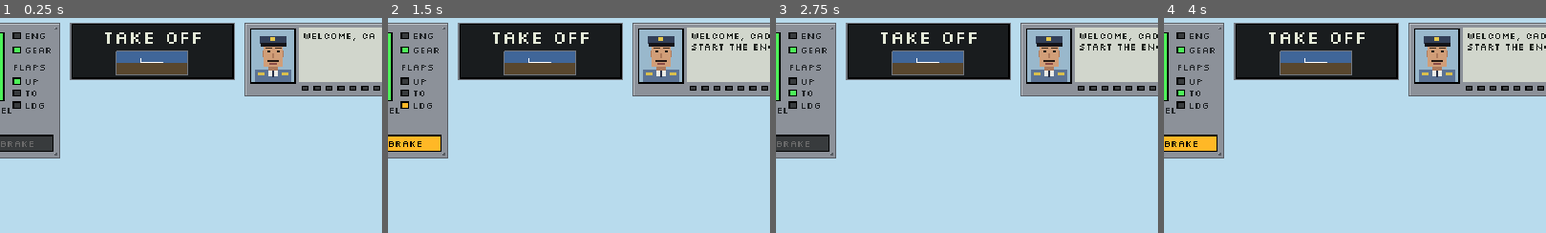
Above: before the commit, frames 1-4 (left to right).
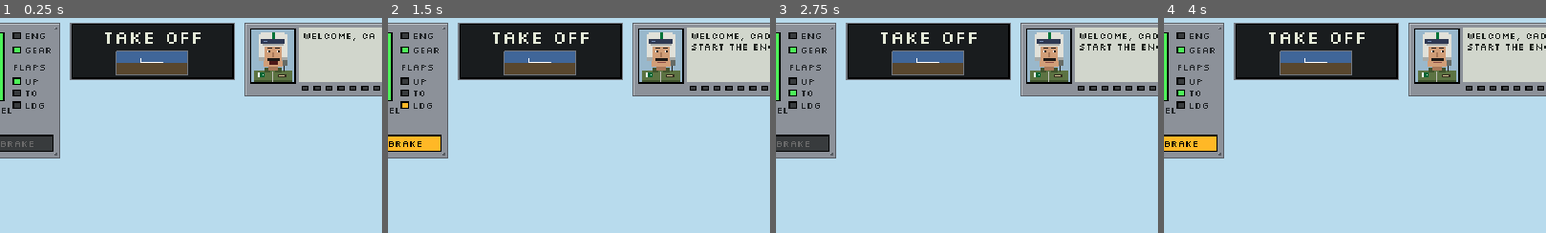
Above: after the commit, the same moments.

Repository: reachrazamair/Shaheen
Game: Godot game, scene res://scenes/main.tscn
The game is run twice, just before and just after one commit, with the same random seed, the same clock (stepped at 60 frames per second) and the same inputs.
Inputs:
- Up to frame 1 (0.25 s): no input
- Up to frame 2 (1.5 s): tap E (engine_toggle) at 0.5 s; hold Left (pitch_up) 0.53-1.28 s; hold E (engine_toggle) 0.53-1.28 s; tap F (flaps_cycle) at 0.77, 1.07 s; hold B (brake) from 1.28 s (still down); tap G (gear_toggle) at 1.35 s
- Up to frame 3 (2.75 s): tap F (flaps_cycle) at 1.52, 1.82 s; tap E (engine_toggle) at 2 s; release B (brake) at 2.03 s; hold Left (pitch_up) from 2.03 s (still down); hold E (engine_toggle) from 2.03 s (still down)
- Up to frame 4 (4 s): release E (engine_toggle) at 2.78 s; tap G (gear_toggle) at 2.85 s; tap F (flaps_cycle) at 3.02, 3.32, 3.77 s; tap E (engine_toggle) at 3.5 s; release Left (pitch_up) at 3.53 s; hold B (brake) from 3.53 s (still down); hold E (engine_toggle) from 3.53 s (still down)
The pictures show only the part of the screen within x 34-84%, y 0-50%; the shares and areas given below are measured in that part.

The runs differ from the first frame. In frame 1, 1.3% of the frame differs, in the area x 66-77%, y 6-30%; in frame 2, 1.3%; in frame 3, 1.3%; in frame 4, 1.3%.

Commit message:
Instructor portrait: helmet and green flight suit, talks and blinks
Co-Authored-By: Claude Opus 5.5 <noreply@anthropic.com>

Diff:
--- a/scenes/ui/message_box.gd
+++ b/scenes/ui/message_box.gd
@@ -60,32 +60,68 @@
 		draw_rect(Rect2(49 + i * 10, size.y - 8, 4, 2), col)
 
 
-## Placeholder instructor portrait (36x44): peaked cap, moustache, PAF blue-grey uniform.
+## Placeholder instructor portrait (38x46): flying helmet with raised tinted
+## visor, green flight suit with PAF flag patch, oxygen mask hanging loose.
+## Animated: the mouth moves while a message is typing, and he blinks.
 func _draw_portrait(o: Vector2) -> void:
 	var px := func(x: int, y: int, w: int, h: int, c: Color) -> void:
 		draw_rect(Rect2(o + Vector2(x, y), Vector2(w, h)), c)
 	var skin := Color(0.82, 0.62, 0.47)
-	var skin_dark := Color(0.68, 0.48, 0.36)
-	var uniform := Color(0.36, 0.45, 0.58)
-	var cap := Color(0.2, 0.25, 0.35)
+	var skin_dark := Color(0.66, 0.47, 0.35)
+	var suit := Color(0.36, 0.45, 0.26)
+	var suit_dark := Color(0.26, 0.33, 0.18)
+	var shell := Color(0.88, 0.88, 0.85)
+	var shell_dark := Color(0.66, 0.67, 0.66)
+	var visor := Color(0.18, 0.22, 0.32)
+	var dark := Color(0.12, 0.1, 0.09)
+	var typing := _label.visible_characters < _label.get_total_character_count()
+	var blinking := fmod(_time, 3.7) < 0.14
+	var mouth_open := typing and fmod(_time, 0.22) < 0.11
+
 	px.call(0, 0, 38, 46, Color.BLACK)
-	px.call(1, 1, 36, 44, Color(0.6, 0.72, 0.8))         # background
-	px.call(4, 34, 30, 11, uniform)                      # shoulders
-	px.call(15, 34, 8, 6, Color(0.92, 0.92, 0.9))        # shirt collar
-	px.call(18, 35, 2, 6, Color(0.15, 0.18, 0.28))       # tie
-	px.call(6, 37, 6, 2, Color(0.85, 0.75, 0.3))         # rank braid
-	px.call(26, 37, 6, 2, Color(0.85, 0.75, 0.3))
-	px.call(15, 30, 8, 5, skin_dark)                     # neck
-	px.call(11, 13, 16, 19, skin)                        # face
-	px.call(10, 18, 1, 6, skin_dark)                     # ears
-	px.call(27, 18, 1, 6, skin_dark)
-	px.call(8, 6, 22, 7, cap)                            # cap crown
-	px.call(9, 12, 21, 3, Color(0.08, 0.08, 0.1))        # visor
-	px.call(17, 7, 4, 3, Color(0.9, 0.78, 0.3))          # cap badge
-	px.call(14, 18, 3, 2, Color(0.1, 0.1, 0.1))          # eyes
-	px.call(22, 18, 3, 2, Color(0.1, 0.1, 0.1))
-	px.call(13, 16, 5, 1, Color(0.2, 0.15, 0.1))         # eyebrows
-	px.call(21, 16, 5, 1, Color(0.2, 0.15, 0.1))
-	px.call(18, 21, 2, 4, skin_dark)                     # nose
-	px.call(14, 26, 10, 2, Color(0.15, 0.1, 0.08))       # moustache
-	px.call(16, 29, 6, 1, Color(0.55, 0.3, 0.28))        # mouth
+	px.call(1, 1, 36, 44, Color(0.6, 0.72, 0.8))       # sky background
+	# Flight suit: shoulders, collar, zip, name tag, flag patch.
+	px.call(3, 35, 32, 10, suit)
+	px.call(3, 43, 32, 2, suit_dark)
+	px.call(12, 33, 5, 4, suit_dark)
+	px.call(21, 33, 5, 4, suit_dark)
+	px.call(18, 36, 1, 9, Color(0.75, 0.75, 0.72))     # zip
+	px.call(23, 38, 7, 3, Color(0.2, 0.17, 0.12))      # name tag
+	px.call(24, 39, 5, 1, Color(0.85, 0.8, 0.6))
+	px.call(6, 37, 2, 4, Color.WHITE)                  # Pakistan flag patch
+	px.call(8, 37, 4, 4, Color(0.0, 0.4, 0.2))
+	px.call(10, 38, 1, 1, Color.WHITE)
+	# Neck and face.
+	px.call(15, 30, 8, 5, skin_dark)
+	px.call(11, 14, 16, 18, skin)
+	# Helmet shell with ear cups, centre stripe and raised visor.
+	px.call(9, 3, 20, 2, shell)
+	px.call(7, 5, 24, 10, shell)
+	px.call(7, 15, 5, 12, shell)
+	px.call(26, 15, 5, 12, shell)
+	px.call(7, 24, 5, 3, shell_dark)
+	px.call(26, 24, 5, 3, shell_dark)
+	px.call(18, 3, 3, 6, Color(0.0, 0.45, 0.22))      # green helmet stripe
+	px.call(9, 9, 20, 4, visor)
+	px.call(11, 10, 3, 1, Color(0.45, 0.55, 0.7))     # visor glint
+	px.call(10, 13, 18, 1, shell_dark)                # visor housing edge
+	# Oxygen mask hanging from the right side, with its hose.
+	px.call(27, 26, 4, 5, Color(0.4, 0.42, 0.4))
+	px.call(28, 31, 1, 5, dark)
+	# Eyes (blink), eyebrows, nose, moustache, mouth (talks).
+	px.call(14, 16, 4, 1, dark)
+	px.call(21, 16, 4, 1, dark)
+	if blinking:
+		px.call(14, 19, 3, 1, skin_dark)
+		px.call(22, 19, 3, 1, skin_dark)
+	else:
+		px.call(14, 18, 3, 2, Color.WHITE)
+		px.call(22, 18, 3, 2, Color.WHITE)
+		px.call(15, 18, 2, 2, dark)
+		px.call(23, 18, 2, 2, dark)
+	px.call(18, 20, 2, 4, skin_dark)
+	px.call(14, 25, 11, 2, dark)                      # moustache
+	if mouth_open:
+		px.call(16, 27, 7, 3, Color(0.3, 0.1, 0.1))
+	else:
+		px.call(16, 28, 7, 1, Color(0.55, 0.3, 0.28))
